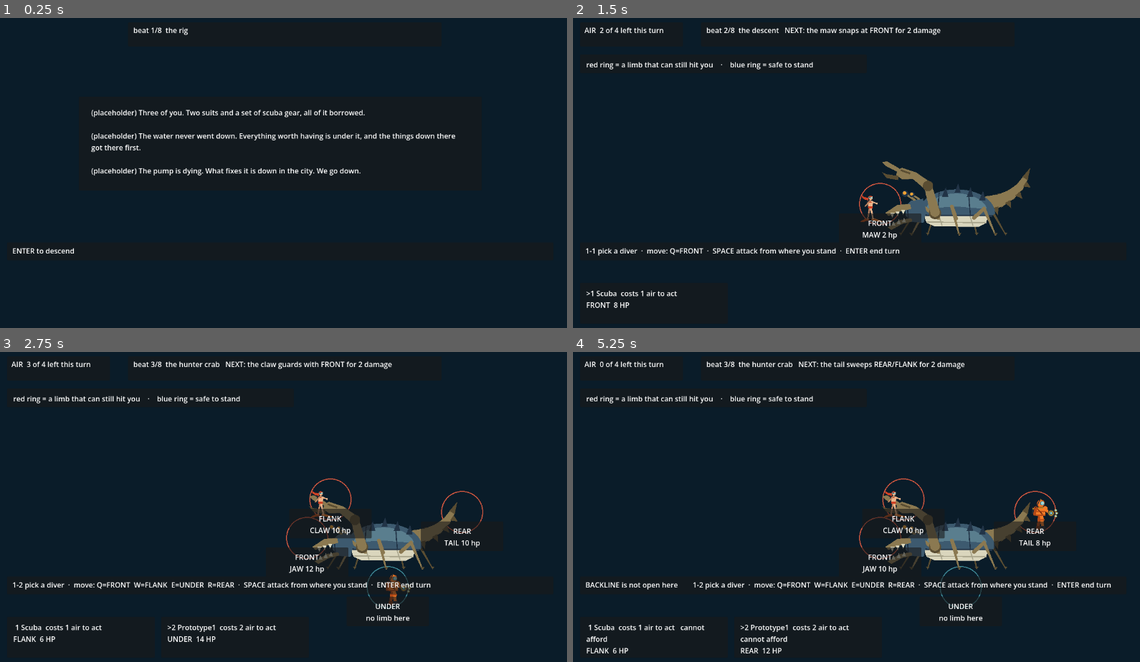
Above: before the commit, frames 1-4 (two rows, left to right).
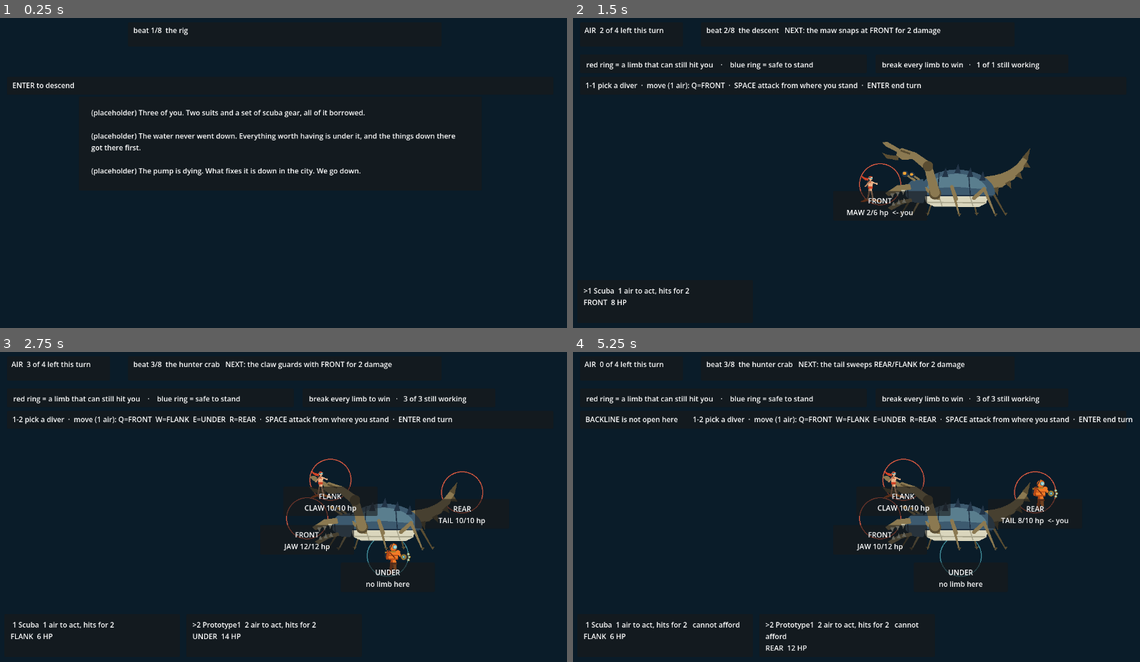
Above: after the commit, the same moments.

Repository: ImmortalDemonGod/salvage
Game: Godot game, scene res://game/main.tscn
Same seed, same stepped clock (60 frames per second), same inputs: the game is played once before the commit and once after it.
Inputs:
- Up to frame 1 (0.25 s): no input
- Up to frame 2 (1.5 s): tap Enter at 0.5 s; hold W 0.53-1.28 s; tap 1 at 0.6 s; tap Space at 0.77, 1.25 s; tap 2 at 1.35 s
- Up to frame 3 (2.75 s): tap Space at 1.52 s; tap Enter at 2 s; hold W from 2.03 s (still down); tap 3 at 2.1 s
- Up to frame 4 (5.25 s): tap Space at 2.75, 3.02, 3.77, 4.25, 4.52 s; tap Q at 2.85 s; tap Enter at 3.5 s; release W at 3.53 s; tap E at 3.6 s; tap R at 4.35 s; tap T at 5.1 s

The runs differ from the first frame. In frame 1, 0.2% of the frame differs, in the area x 2-14%, y 20-76%; in frame 2, 6.1%; in frame 3, 7.8%; in frame 4, 8.6%, in the area x 1-99%, y 14-98%.

Commit message:
Second cold read: damage, win condition, move cost and limb maxima now on screen

Diff:
--- a/game/main.gd
+++ b/game/main.gd
@@ -17,13 +17,13 @@
 # FLANK floating over empty shell while the claw was elsewhere, which
 # silently breaks the "the limb IS the position" contract (SPEC 2.3).
 const STATION_POS := [
-	Vector2(700, 430),   # FRONT  - the jaw
-	Vector2(752, 344),   # FLANK  - the raised claw, which the art puts forward
-	Vector2(880, 540),   # UNDER  - the soft belly, no limb
-	Vector2(1046, 372),  # REAR   - the tail
-	Vector2(300, 430),   # BACKLINE - out of reach
+	Vector2(700, 386),   # FRONT  - the jaw
+	Vector2(752, 300),   # FLANK  - the raised claw, which the art puts forward
+	Vector2(880, 470),   # UNDER  - the soft belly, no limb
+	Vector2(1046, 328),  # REAR   - the tail
+	Vector2(300, 386),   # BACKLINE - out of reach
 ]
-const CRAB_POS := Vector2(866, 350)
+const CRAB_POS := Vector2(866, 306)
 const CRAB_SCALE := 150.0
 
 var run: Run
@@ -36,6 +36,7 @@
 var ui_help: Label
 var ui_scene: Label
 var ui_legend: Label
+var ui_goal: Label
 var refusal := ""
 
 func _ready() -> void:
@@ -51,8 +52,8 @@
 	for i in range(5):
 		var m := Panel.new()
 		m.name = "station_" + Combat.STATION_NAMES[i]
-		m.size = Vector2(184, 66)
-		m.position = STATION_POS[i] - m.size * 0.5 + Vector2(0, 54)
+		m.size = Vector2(210, 66)
+		m.position = STATION_POS[i] - m.size * 0.5 + Vector2(0, 48)
 		add_child(m)
 		var l := Label.new()
 		l.name = "label"
@@ -69,8 +70,8 @@
 	for i in range(3):
 		var p := Panel.new()
 		p.name = "diver_card_" + str(i)
-		p.size = Vector2(330, 92)
-		p.position = Vector2(30 + i * 344, 606)
+		p.size = Vector2(392, 96)
+		p.position = Vector2(24 + i * 406, 600)
 		add_child(p)
 		var l := Label.new()
 		l.name = "label"
@@ -131,10 +132,22 @@
 	ui_legend.offset_top = 11; ui_legend.offset_bottom = -11
 	legend_panel.add_child(ui_legend)
 
+	var goal_panel := Panel.new()
+	goal_panel.name = "goal_panel"
+	goal_panel.size = Vector2(430, 42)
+	goal_panel.position = Vector2(690, 96)
+	add_child(goal_panel)
+	ui_goal = Label.new()
+	ui_goal.name = "label"
+	ui_goal.set_anchors_preset(Control.PRESET_FULL_RECT)
+	ui_goal.offset_left = 14; ui_goal.offset_right = -14
+	ui_goal.offset_top = 11; ui_goal.offset_bottom = -11
+	goal_panel.add_child(ui_goal)
+
 	var help_panel := Panel.new()
 	help_panel.name = "help_panel"
 	help_panel.size = Vector2(1220, 40)
-	help_panel.position = Vector2(30, 516)
+	help_panel.position = Vector2(30, 146)
 	add_child(help_panel)
 	ui_help = Label.new()
 	ui_help.name = "label"
@@ -155,6 +168,7 @@
 		# The lock, drawn as its own state: a water line and three valves.
 		ui_air.get_parent().visible = false
 		ui_legend.get_parent().visible = false
+		ui_goal.get_parent().visible = false
 		ui_intent.text = run.state_line()
 		for card in ui_divers:
 			card.visible = false
@@ -171,6 +185,7 @@
 		# buttons do (SPEC 3.3).
 		ui_air.get_parent().visible = false
 		ui_legend.get_parent().visible = false
+		ui_goal.get_parent().visible = false
 		ui_intent.text = run.state_line()
 		for card in ui_divers:
 			card.visible = false
@@ -193,6 +208,7 @@
 	ui_scene.get_parent().visible = false
 	ui_air.get_parent().visible = true
 	ui_legend.get_parent().visible = true
+	ui_goal.get_parent().visible = true
 	ui_legend.text = "red ring = a limb that can still hit you    ·    blue ring = safe to stand"
 	for i in range(ui_stations.size()):
 		ui_stations[i].visible = combat.station_open(i)
@@ -210,7 +226,12 @@
 			lbl.text = "%s\n%s BROKEN" % [Combat.STATION_NAMES[i], String(combat.LIMB_NAMES[lb]).to_upper()]
 		else:
 			var stun := "  SHUT" if int(combat.limb_stun[lb]) > 0 else ""
-			lbl.text = "%s\n%s %d hp%s" % [Combat.STATION_NAMES[i], String(combat.LIMB_NAMES[lb]).to_upper(), int(combat.limb_hp[lb]), stun]
+			var here := ""
+			for d2 in combat.divers:
+				if not d2.down and int(d2.station) == i and d2.id == selected:
+					here = "  <- you"
+			var maxhp: int = int((combat.enc.limbs[lb] as Dictionary).hp)
+			lbl.text = "%s\n%s %d/%d hp%s%s" % [Combat.STATION_NAMES[i], String(combat.LIMB_NAMES[lb]).to_upper(), int(combat.limb_hp[lb]), maxhp, stun, here]
 	# A cut line must READ as a cut line. This showed "AIR 3 / 3" after the
 	# umbilical rule fired, so the pool and its ceiling shrank together and
 	# the player could not tell anything had been taken from them.
@@ -218,6 +239,11 @@
 		ui_air.text = "AIR  %d of %d left this turn   (%d line cut)" % [combat.air, Combat.AIR_PER_TURN, combat.air_penalty]
 	else:
 		ui_air.text = "AIR  %d of %d left this turn" % [combat.air, combat.air_this_turn()]
+	var live := 0
+	for lb in range(combat.limb_broken.size()):
+		if not combat.limb_broken[lb]:
+			live += 1
+	ui_goal.text = "break every limb to win   ·   %d of %d still working" % [live, combat.limb_broken.size()]
 	var it: Dictionary = combat.intent()
 	if it.is_empty():
 		ui_intent.text = "%s   spent" % run.state_line()
@@ -239,14 +265,15 @@
 		var mark := ">" if i == selected else " "
 		var state := "DOWN" if d.down else "%s  %d HP" % [Combat.STATION_NAMES[d.station], d.hp]
 		var afford := "" if combat.air >= d.cost else "   cannot afford"
-		card.get_node("label").text = "%s%d %s  costs %d air to act%s\n%s" % [mark, i + 1, d.dname, d.cost, afford, state]
+		var verb := "shuts a limb down for a turn" if d.disables else "hits for %d" % d.dmg
+		card.get_node("label").text = "%s%d %s  %d air to act, %s%s\n%s" % [mark, i + 1, d.dname, d.cost, verb, afford, state]
 	ui_help.text = (refusal + "        ") if refusal != "" else ""
 	var keys := ["Q", "W", "E", "R", "T"]
 	var moves: Array = []
 	for i in range(5):
 		if combat.station_open(i):
 			moves.append("%s=%s" % [keys[i], Combat.STATION_NAMES[i]])
-	ui_help.text += "1-%d pick a diver  ·  move: %s  ·  SPACE attack from where you stand  ·  ENTER end turn" % [combat.divers.size(), "  ".join(moves)]
+	ui_help.text += "1-%d pick a diver  ·  move (1 air): %s  ·  SPACE attack from where you stand  ·  ENTER end turn" % [combat.divers.size(), "  ".join(moves)]
 	queue_redraw()
 
 # ---- the player's door. The bot calls these same Combat methods. -------
